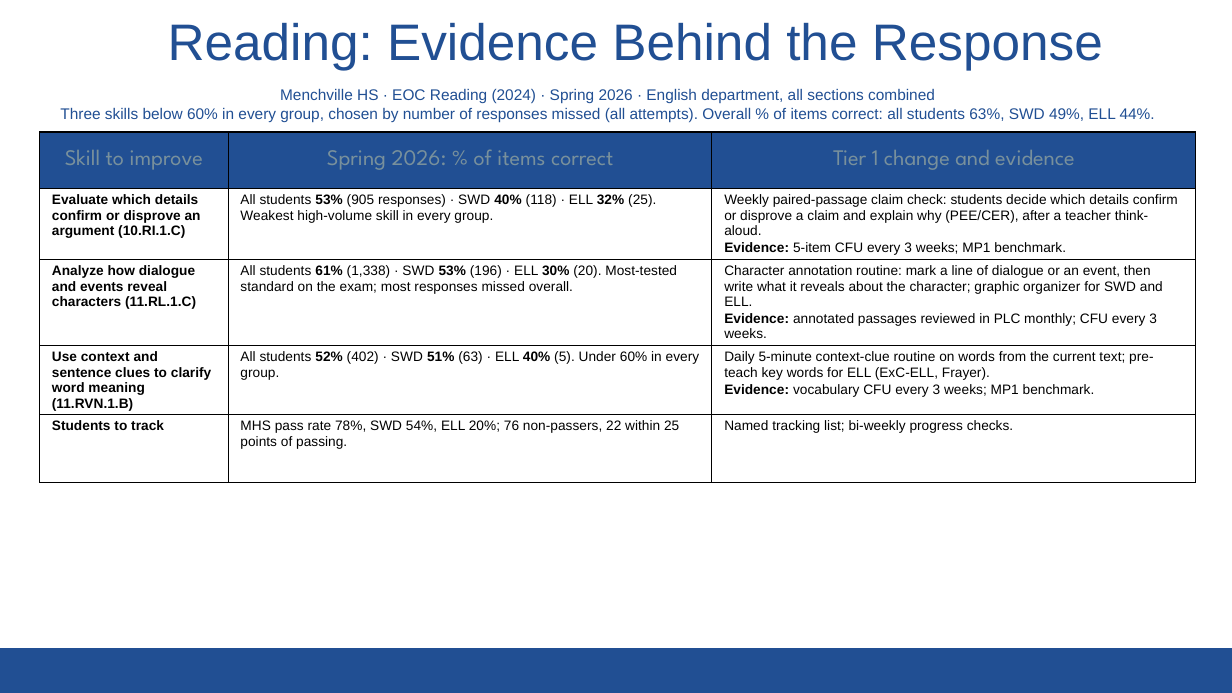
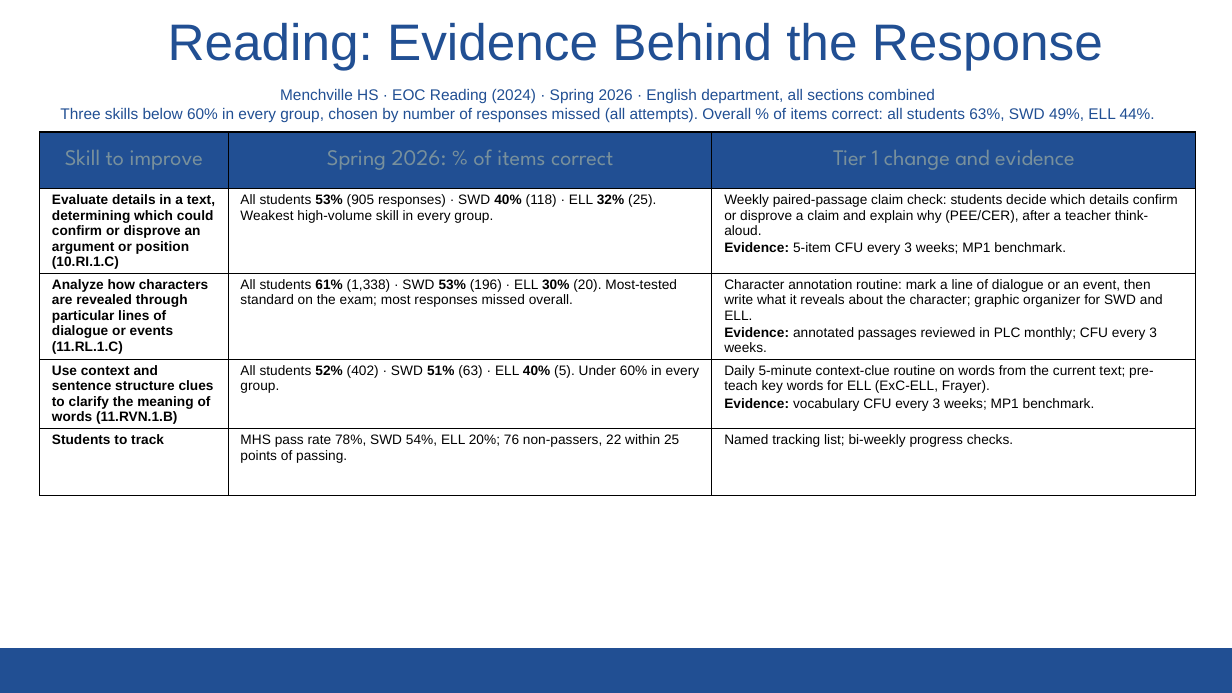
Before and after one commit to stumpgreg-ops/Sol-Lab-VA-EOC-Bio, a slide deck: slide 2 of Instructional_Response_to_SOL_Data_Reading.pptx. Drawn at 1232x693 pixels with LibreOffice and Linux fonts; fonts in the diff are those of the drawing; background and template pictures are left out. Boxes give left, top, right and bottom in pixels: in the first picture for what was removed or moved away, otherwise in the second. Text is boxed around its words. In the diff, an @@ line names an element or a change of style, - is before the commit and + after.

```diff
--- a/Instructional_Response_to_SOL_Data_Reading.pptx
+++ b/Instructional_Response_to_SOL_Data_Reading.pptx
@@ table at [39, 132, 1196, 536] @@
-row 2, column 1: Evaluate which details confirm or disprove an argument (10.RI.1.C)
+row 2, column 1: Evaluate details in a text, determining which could confirm or disprove an argument or position (10.RI.1.C)
-row 3, column 1: Analyze how dialogue and events reveal characters (11.RL.1.C)
+row 3, column 1: Analyze how characters are revealed through particular lines of dialogue or events (11.RL.1.C)
-row 4, column 1: Use context and sentence clues to clarify word meaning (11.RVN.1.B)
+row 4, column 1: Use context and sentence structure clues to clarify the meaning of words (11.RVN.1.B)
```
Also in this commit, not shown: 2 other slides changed, 1 other file.
